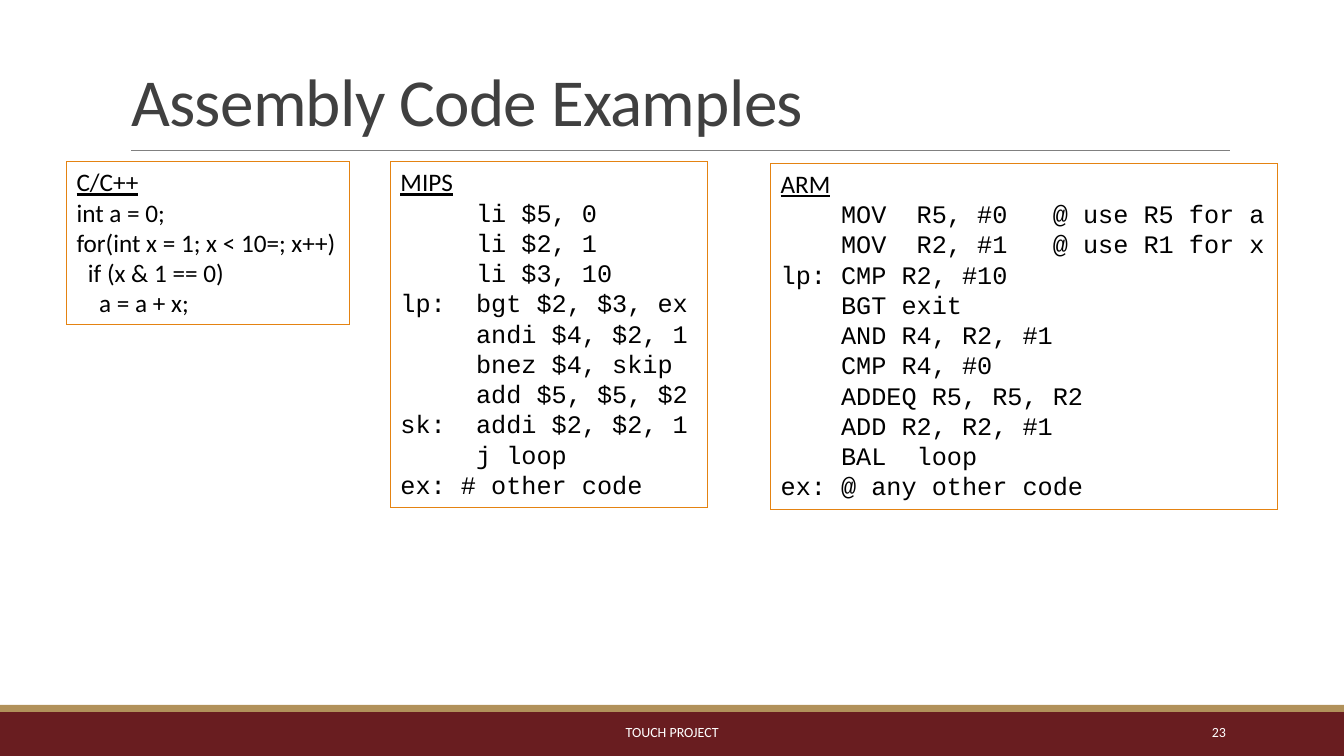
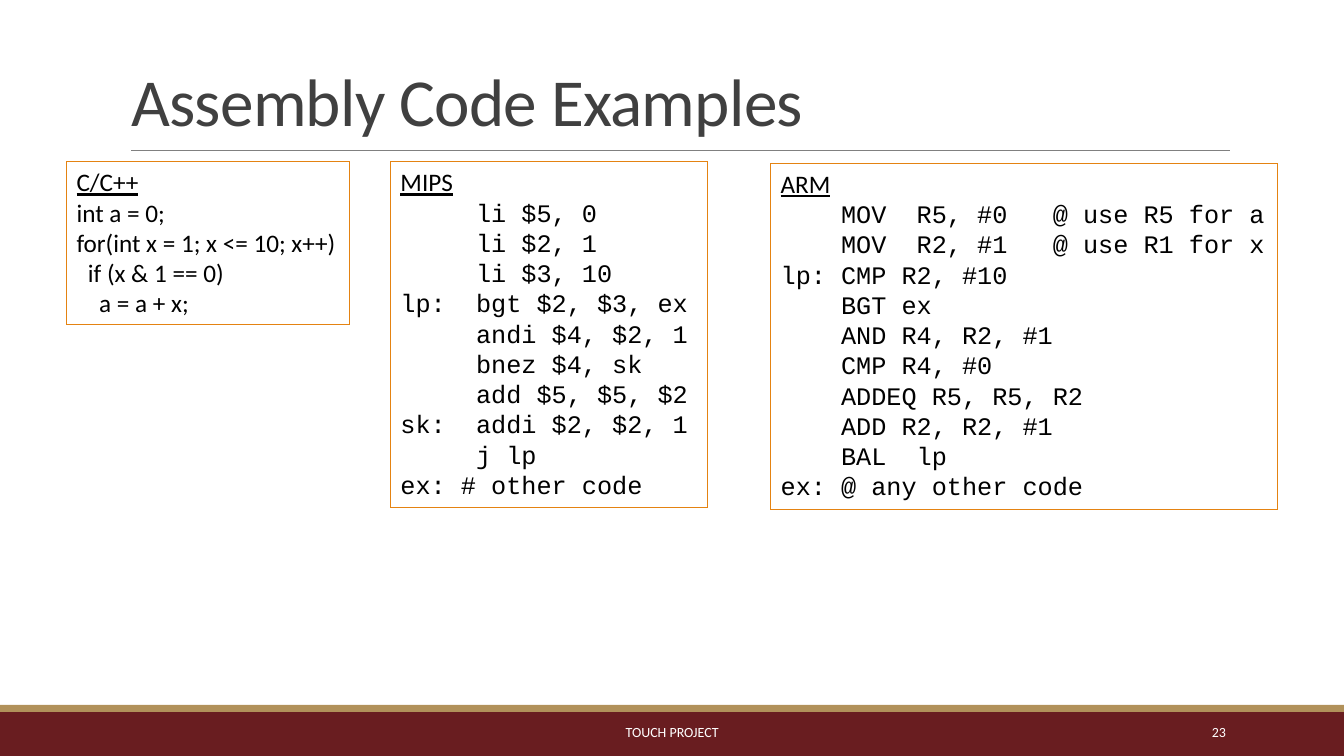
Before and after one commit to TeachingUndergradsCHC/modules, a slide deck: slide 23 of Architecture/arm_introduction/ARM/ARM_intro_lecture.pptx. Drawn at 1344x756 pixels with LibreOffice and Linux fonts; fonts in the diff are those of the drawing. Boxes give left, top, right and bottom in pixels: in the first picture for what was removed or moved away, otherwise in the second. Text is boxed around its words. In the diff, an @@ line names an element or a change of style, - is before the commit and + after.

Commit message:
Fixed typos in code in comparison slide

```diff
--- a/Architecture/arm_introduction/ARM/ARM_intro_lecture.pptx
+++ b/Architecture/arm_introduction/ARM/ARM_intro_lecture.pptx
@@ text in rectangle at box(77, 233, 335, 256): text changed @@
-for(int x = 1; x < 10=; x++)
+for(int x = 1; x <= 10; x++)
@@ text in rectangle at box(841, 297, 932, 315): text changed @@
-BGT exit
+BGT ex
@@ text in rectangle at box(476, 354, 642, 378): text changed @@
-bnez $4, skip
+bnez $4, sk
@@ text in rectangle at box(476, 445, 536, 470): text changed @@
-j loop
+j lp
@@ text in rectangle at box(841, 447, 947, 471): text changed @@
-BAL loop
+BAL lp
```
